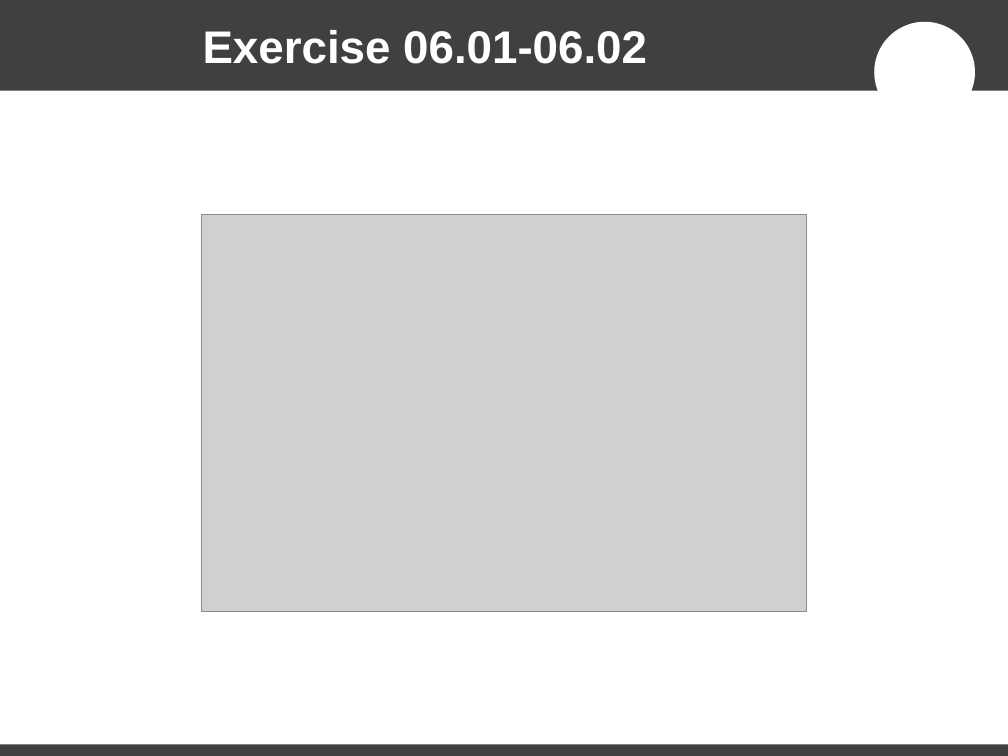
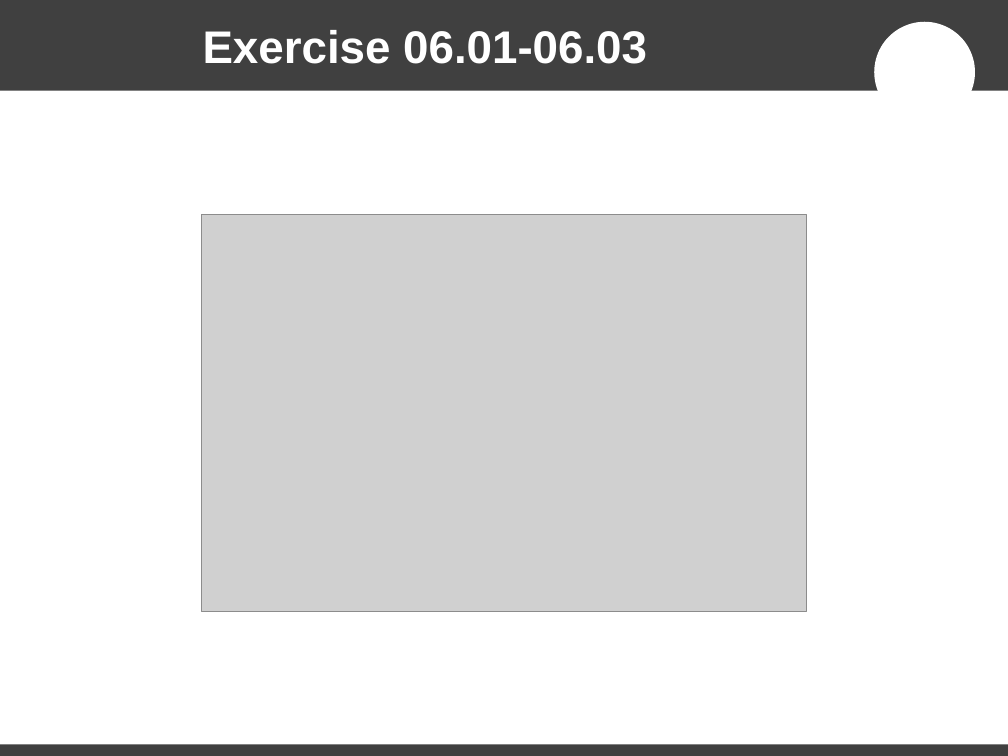
Before and after one commit to MontpellierRessourcesImagerie/ij-macro-programming-workshop, a slide deck: slide 19 of Macro Programming with ImageJ.odp. Drawn at 1008x756 pixels with LibreOffice and Linux fonts; fonts in the diff are those of the drawing; grey boxes stand for pictures; background and template pictures are left out. Boxes give left, top, right and bottom in pixels: in the first picture for what was removed or moved away, otherwise in the second. Text is boxed around its words. In the diff, an @@ line names an element or a change of style, - is before the commit and + after.

Commit message:
updated the presentation

```diff
--- a/Macro Programming with ImageJ.odp
+++ b/Macro Programming with ImageJ.odp
@@ title at [203, 30, 647, 64]: text changed @@
-Exercise 06.01-06.02
+Exercise 06.01-06.03
```
Also in this commit, not shown: 6 other slides changed, 1 slide added.
